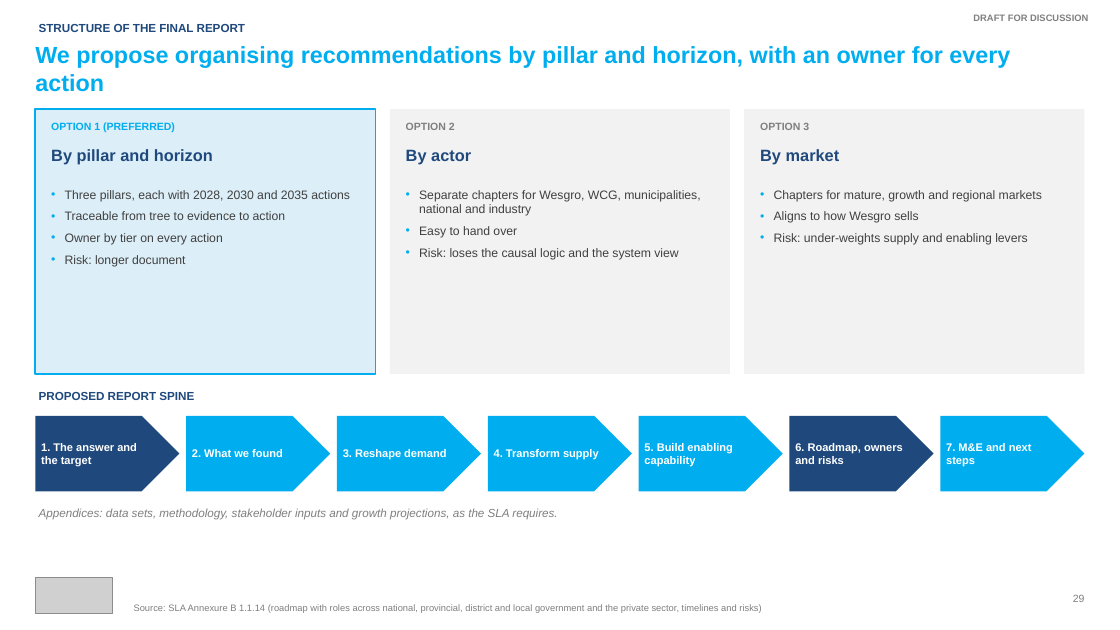
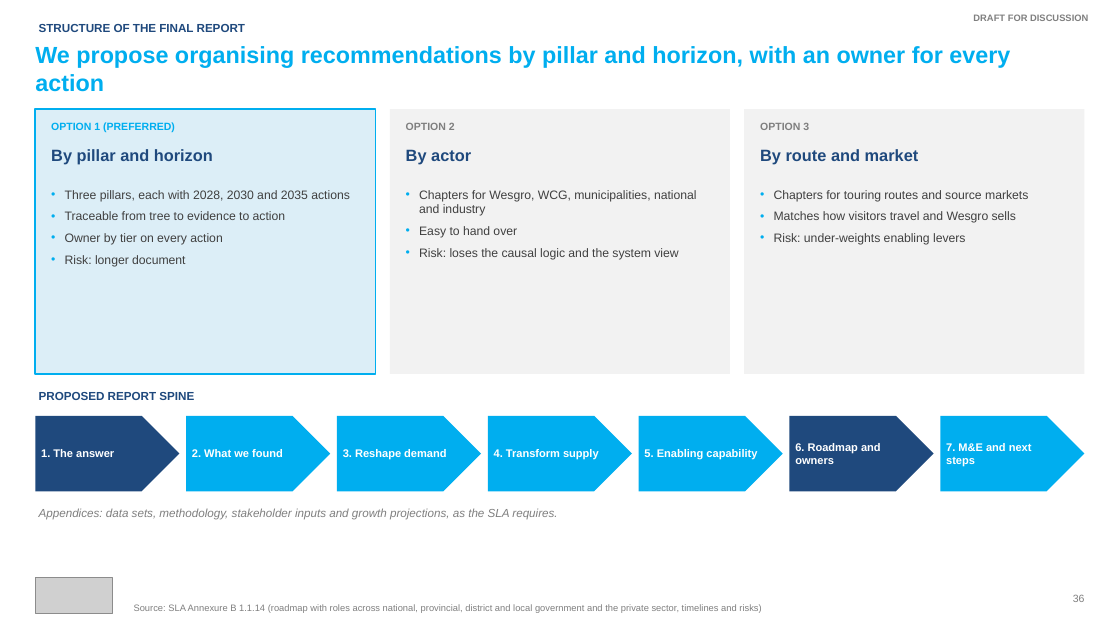
Before and after one commit to Adamastor-ZA/Letsema, a slide deck: slide 36 of deliverables/Wesgro_Unlocking_Tourism_Summary_of_Findings_DRAFT_Oct2026.pptx (slide 29 before the commit). Drawn at 1120x630 pixels with LibreOffice and Linux fonts; fonts in the diff are those of the drawing; grey boxes stand for pictures. Boxes give left, top, right and bottom in pixels: in the first picture for what was removed or moved away, otherwise in the second. Text is boxed around its words. In the diff, an @@ line names an element or a change of style, - is before the commit and + after.

```diff
--- a/deliverables/Wesgro_Unlocking_Tourism_Summary_of_Findings_DRAFT_Oct2026.pptx
+++ b/deliverables/Wesgro_Unlocking_Tourism_Summary_of_Findings_DRAFT_Oct2026.pptx
@@ text at [760, 149, 919, 164]: text changed @@
-By market
+By route and market
@@ text at [419, 190, 697, 216]: text changed @@
-• Separate chapters for Wesgro, WCG, municipalities, national and industry
+• Chapters for Wesgro, WCG, municipalities, national and industry
@@ text at [774, 190, 1028, 245]: text changed @@
-• Chapters for mature, growth and regional markets
-• Aligns to how Wesgro sells
-• Risk: under-weights supply and enabling levers
+• Chapters for touring routes and source markets
+• Matches how visitors travel and Wesgro sells
+• Risk: under-weights enabling levers
@@ text in pentagon arrow at [41, 449, 114, 457]: text changed @@
-1. The answer and the target
+1. The answer
@@ text in pentagon arrow at [644, 449, 757, 460]: text changed @@
-5. Build enabling capability
+5. Enabling capability
@@ text in pentagon arrow at [795, 443, 881, 464]: text changed @@
-6. Roadmap, owners and risks
+6. Roadmap and owners
```
Also in this commit, not shown: 29 other slides changed, 12 slides added, 5 slides removed.
